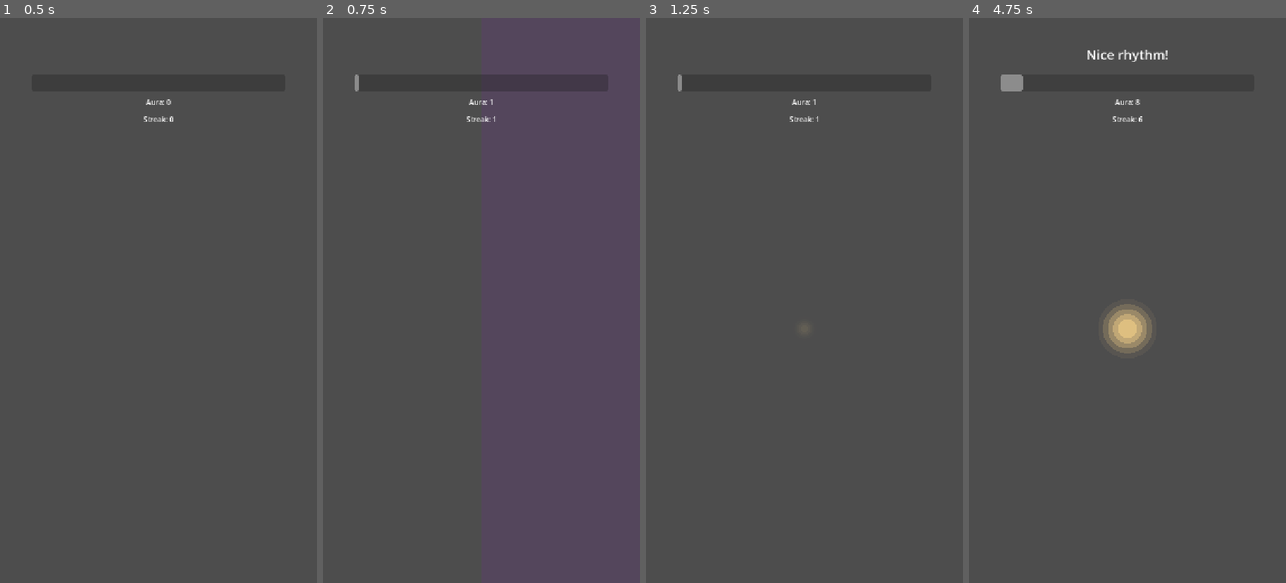
Above: before the commit, frames 1-4 (left to right).
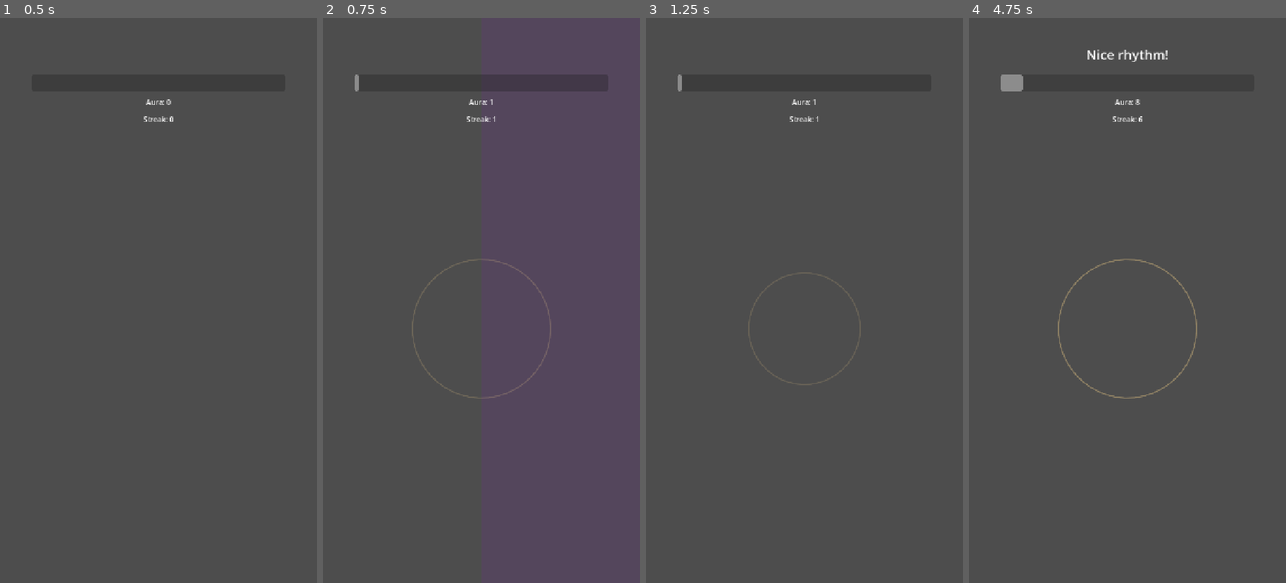
Above: after the commit, the same moments.

Repository: engjuliocez4r/auramax
Game: Godot game, scene res://scenes/duel.tscn
Same seed, same stepped clock (60 frames per second), same inputs: the game is played once before the commit and once after it.
Inputs (mouse positions are in pixels of both pictures, inside the frame that each line leads up to):
- Up to frame 1 (0.5 s): no input
- Up to frame 2 (0.75 s): tap Enter at 0.5 s; move the mouse to (551, 272) at 0.52 s; click (551, 272) at 0.67 s
- Up to frame 3 (1.25 s): no input
- Up to frame 4 (4.75 s): move the mouse to (1064, 328) at 1.27 s; click (1064, 328) at 1.42 s; tap Space at 2 s; move the mouse to (1159, 176) at 2.02 s; click (1159, 176) at 2.17 s; tap Enter at 2.75 s; move the mouse to (1111, 413) at 2.77 s; click (1111, 413) at 2.92 s; move the mouse to (1222, 385) at 3.52 s; click (1222, 385) at 3.67 s; move the mouse to (1032, 215) at 4.27 s; click (1032, 215) at 4.42 s

Frame 1 is identical in both runs. In frame 2, 0.2% of the frame differs, in the area x 28-72%, y 42-68%; in frame 3, 0.2%; in frame 4, 1.4%.

Commit message:
Replace power disc with contracting thin rings
Co-Authored-By: Claude Sonnet 5 <noreply@anthropic.com>

Diff:
--- a/scripts/duel.gd
+++ b/scripts/duel.gd
@@ -10,7 +10,10 @@
 ## flows into the orbs (AuraCore) and the aura bar glow instead. Orbs drift
 ## in slowly from the screen edges like fireflies converging on AuraCore;
 ## intensity controls how many are on screen and how bright they are, never
-## their speed or agitation.
+## their speed or agitation. AuraCore also hosts PowerRing, a sequence of
+## thin contracting rings (never a solid disc) that reinforces the same
+## inward pull; intensity there only controls emission frequency and
+## opacity, capped at 3 rings on screen at once.
 
 signal valid_tap(side: String)
 signal invalid_tap(side: String)
@@ -41,10 +44,6 @@
 @export var orb_drift_amplitude: float = 14.0 # px of gentle sideways sine wander (flat; not intensity-scaled).
 @export var orb_fade_in_time: float = 0.6 # Seconds to fade from invisible to full as an orb enters.
 @export var orb_max_spawn_rate: float = 4.0 # orbs/sec at full intensity.
-
-@export var ring_min_radius: float = 26.0
-@export var ring_max_radius: float = 100.0
-@export var ring_pulse_strength: float = 0.08
 
 @export var milestone_schedule: RhythmMilestones = preload("res://assets/data/rhythm_milestones.tres")
 
@@ -107,9 +106,6 @@
 	streak_changed.connect(_on_streak_changed)
 	aura_changed.connect(_on_aura_changed)
 	intensity_changed.connect(_on_intensity_changed)
-	_power_ring.ring_min_radius = ring_min_radius
-	_power_ring.ring_max_radius = ring_max_radius
-	_power_ring.ring_pulse_strength = ring_pulse_strength
 	_center_aura_core()
 	get_viewport().size_changed.connect(_center_aura_core)
 	_update_labels()
@@ -262,10 +258,6 @@
 	else:
 		_right_zone_tween = tween
 
-	# The power ring breathes in time with the player's actual tap rhythm.
-	if _last_interval_ms > 0:
-		_power_ring.pulse_period = clampf(_last_interval_ms / 1000.0, 0.15, 3.0)
-
 	if SettingsManager.is_haptics_enabled():
 		Input.vibrate_handheld(HAPTIC_DURATION_MS)
 
@@ -292,9 +284,9 @@
 	_orb_brightness = new_value
 	_orb_current_speed = orb_travel_speed * lerpf(ORB_SPEED_MIN_INTENSITY_SCALE, ORB_SPEED_MAX_INTENSITY_SCALE, new_value)
 
-	# The power ring marking the convergence point grows and brightens too.
-	_power_ring.target_radius = lerpf(ring_min_radius, ring_max_radius, new_value)
-	_power_ring.target_alpha = new_value
+	# The power ring owns its own emission/contraction/drawing; intensity is
+	# the only thing the logic layer ever hands it.
+	_power_ring.set_intensity(new_value)
 
 
 func _update_labels() -> void:
--- a/scripts/power_ring.gd
+++ b/scripts/power_ring.gd
@@ -1,53 +1,65 @@
 extends Node2D
 class_name PowerRing
-## Soft procedural glow marking where aura power converges at AuraCore.
+## Thin contracting rings marking where aura power converges at AuraCore.
 ##
-## Owns its own breathing animation. duel.gd (the logic layer) only pushes
-## target_radius/target_alpha/pulse_period into this node in reaction to its
-## signals — it never draws or animates directly, so this presentation can
-## be replaced independently of the gameplay math.
+## Owns its own emission timing, contraction, and drawing entirely.
+## duel.gd (the logic layer) only calls set_intensity() in reaction to its
+## own intensity_changed signal — it never spawns, times, or draws rings
+## itself, so this presentation can be replaced independently of the
+## gameplay math.
 
-@export var ring_min_radius: float = 26.0
-@export var ring_max_radius: float = 100.0
-@export var ring_pulse_strength: float = 0.08 # Fractional size/brightness wobble at the pulse peak.
+@export var ring_start_radius: float = 160.0 # Born large, well outside the character area.
+@export var ring_end_radius: float = 26.0 # Contracts toward this as it fades — never a collapsing dot.
+@export var ring_thickness: float = 3.0 # Stroke width only; never thickens with intensity.
+@export var ring_contract_duration: float = 2.2 # Seconds for one ring to contract and fade out.
+@export var ring_emit_interval_min: float = 0.6 # Seconds between rings at full intensity.
+@export var ring_emit_interval_max: float = 4.0 # Seconds between rings at low intensity.
+@export var ring_max_opacity: float = 0.5 # Peak alpha at full intensity; kept faint on purpose.
 
-# Set by duel.gd: how large/bright the ring should ease toward, and how many
-# seconds one breath takes — tied to the player's measured tap interval so
-# the ring breathes in time with their rhythm.
-var target_radius: float = 0.0
-var target_alpha: float = 0.0
-var pulse_period: float = 1.0
+const MAX_VISIBLE_RINGS := 3 # Hard cap, not a target.
+const RING_COLOR := Color(1.0, 0.85, 0.55)
+const MIN_OPACITY_FRACTION := 0.35 # Even a low-intensity ring stays slightly visible, not invisible.
+const ARC_POINT_COUNT := 48
 
-const RING_LAYERS := 5
-const RING_COLOR := Color(1.0, 0.85, 0.55)
-const RADIUS_SMOOTH_SPEED := 3.0
-const ALPHA_SMOOTH_SPEED := 3.0
-const INNER_LAYER_ALPHA_SCALE := 0.9
-const OUTER_LAYER_ALPHA_SCALE := 0.12
-const INNER_LAYER_RADIUS_SCALE := 0.32
+var _intensity: float = 0.0
+var _ring_ages: Array[float] = []
+var _time_until_next_emit: float = 0.0
 
-var _pulse_time: float = 0.0
-var _current_radius: float = 0.0
-var _current_alpha: float = 0.0
+
+## Called by duel.gd whenever intensity changes. Only lever for both
+## emission frequency and opacity — size, thickness and fill never move.
+func set_intensity(value: float) -> void:
+	_intensity = value
 
 
 func _process(delta: float) -> void:
-	_pulse_time += delta
-	var t := clampf(RADIUS_SMOOTH_SPEED * delta, 0.0, 1.0)
-	_current_radius = lerpf(_current_radius, target_radius, t)
-	_current_alpha = lerpf(_current_alpha, target_alpha, clampf(ALPHA_SMOOTH_SPEED * delta, 0.0, 1.0))
+	for i in range(_ring_ages.size() - 1, -1, -1):
+		_ring_ages[i] += delta
+		if _ring_ages[i] >= ring_contract_duration:
+			_ring_ages.remove_at(i)
+
+	if _intensity > 0.0 and _ring_ages.size() < MAX_VISIBLE_RINGS:
+		_time_until_next_emit -= delta
+		if _time_until_next_emit <= 0.0:
+			_ring_ages.append(0.0)
+			_schedule_next_emit()
+
 	queue_redraw()
 
 
+func _schedule_next_emit() -> void:
+	# Higher intensity -> shorter interval (more frequent), within the exported range.
+	_time_until_next_emit = lerpf(ring_emit_interval_max, ring_emit_interval_min, _intensity)
+
+
 func _draw() -> void:
-	if _current_alpha <= 0.001 or _current_radius <= 0.5:
+	if _ring_ages.is_empty():
 		return
-	var pulse := 1.0 + sin(_pulse_time * TAU / maxf(pulse_period, 0.05)) * ring_pulse_strength
-	var radius := _current_radius * pulse
-	var alpha := _current_alpha * pulse
-	# Outer-to-inner so the brighter core paints on top of the dim halo.
-	for i in range(RING_LAYERS):
-		var layer_t := float(i) / float(RING_LAYERS - 1)
-		var layer_radius := lerpf(radius, radius * INNER_LAYER_RADIUS_SCALE, layer_t)
-		var layer_alpha := lerpf(alpha * OUTER_LAYER_ALPHA_SCALE, alpha * INNER_LAYER_ALPHA_SCALE, layer_t)
-		draw_circle(Vector2.ZERO, layer_radius, Color(RING_COLOR.r, RING_COLOR.g, RING_COLOR.b, layer_alpha))
+	var target_opacity := ring_max_opacity * lerpf(MIN_OPACITY_FRACTION, 1.0, _intensity)
+	for age in _ring_ages:
+		var t := clampf(age / ring_contract_duration, 0.0, 1.0)
+		var radius := lerpf(ring_start_radius, ring_end_radius, t)
+		var alpha := lerpf(target_opacity, 0.0, t) # Dissolves before reaching the centre.
+		if alpha <= 0.001:
+			continue
+		draw_arc(Vector2.ZERO, radius, 0.0, TAU, ARC_POINT_COUNT, Color(RING_COLOR.r, RING_COLOR.g, RING_COLOR.b, alpha), ring_thickness, true)
Not shown, changed: DESIGN.md
